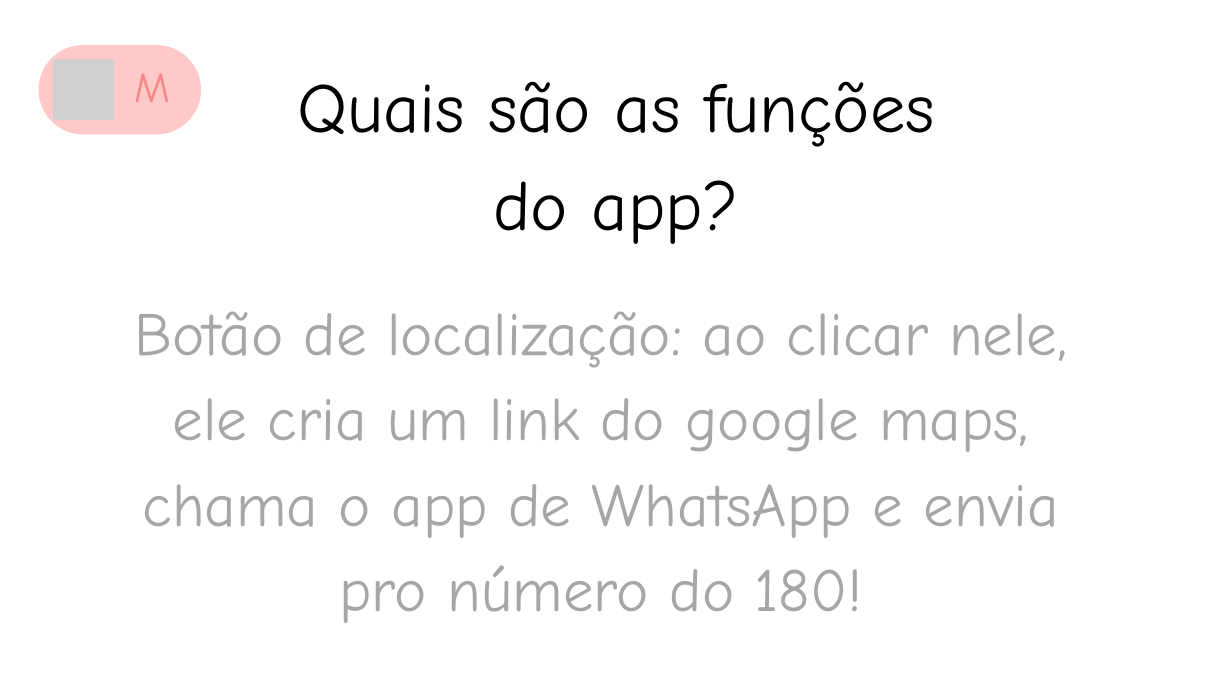
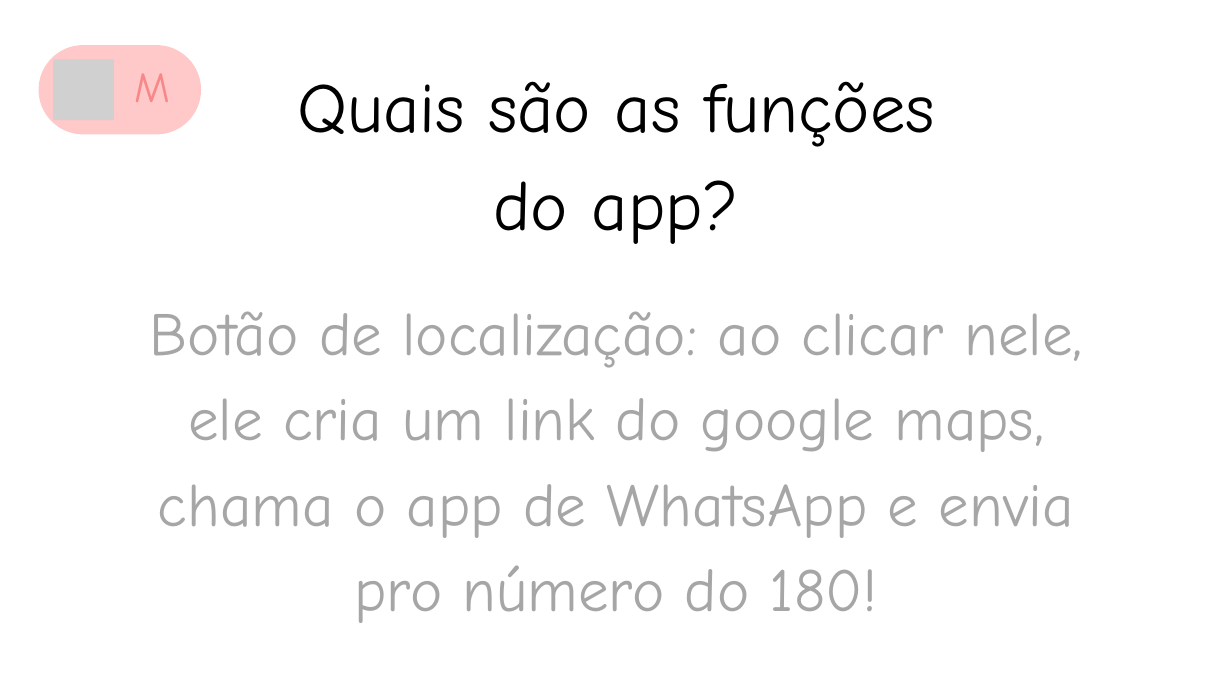
Before and after one commit to intellicore555-oss/mulher-amparada--, a slide deck: slide 10 of material2.pptx. Drawn at 1232x693 pixels with LibreOffice and Linux fonts; fonts in the diff are those of the drawing; grey boxes stand for pictures. Boxes give left, top, right and bottom in pixels: in the first picture for what was removed or moved away, otherwise in the second. Text is boxed around its words. In the diff, an @@ line names an element or a change of style, - is before the commit and + after.

```diff
--- a/material2.pptx
+++ b/material2.pptx
@@ text "Botão de localização: ao clicar ...": place and size @@
-text "Botão de localização: ao clicar ..." at box(134, 311, 1067, 623)
+text "Botão de localização: ao clicar ..." at box(149, 311, 1082, 623)
```
Also in this commit, not shown: 3 other slides changed, 1 slide added, 3 other files.
